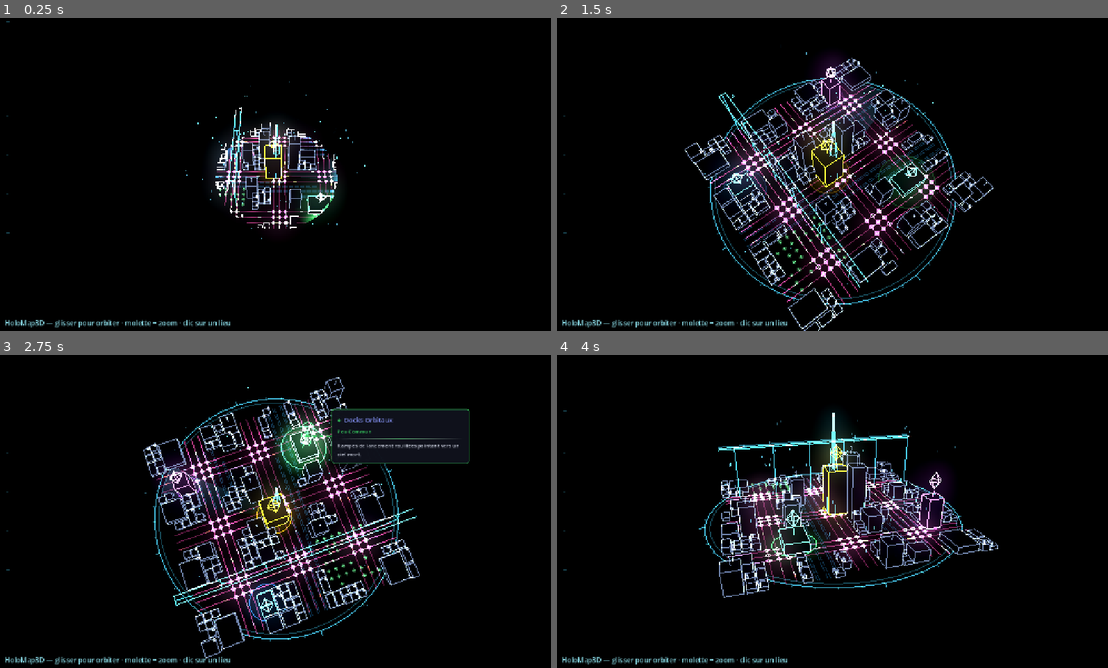
Above: before the commit, frames 1-4 (two rows, left to right).
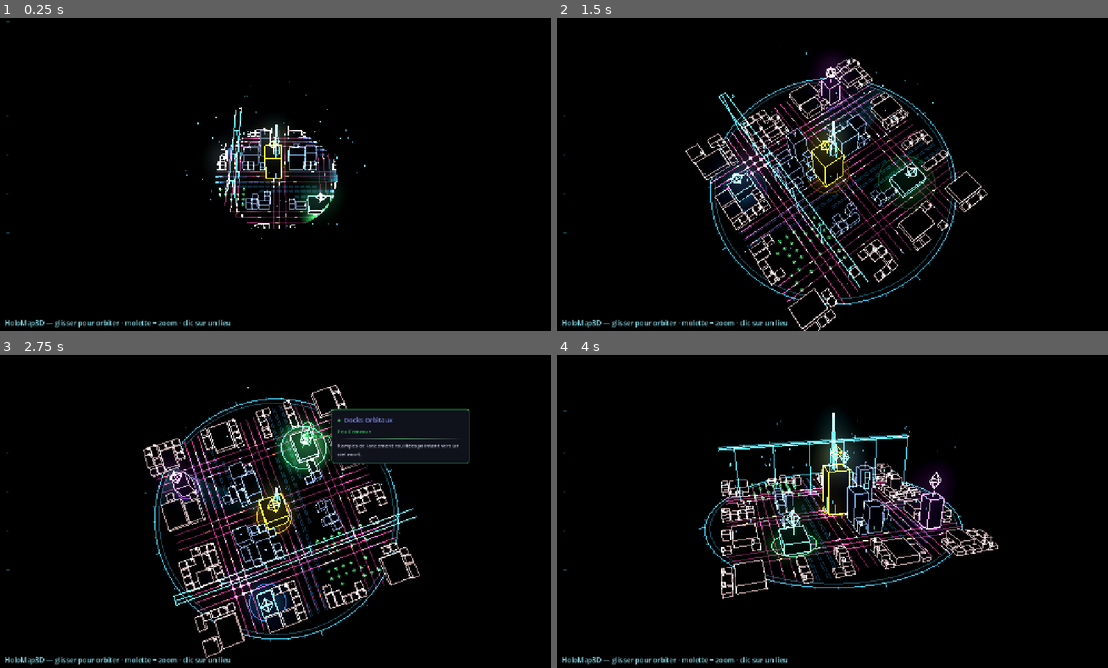
Above: after the commit, the same moments.

Repository: Rhend/Reliquary
Game: Godot game, scene res://scenes/holomap3d/holo_map_3d.tscn
Two runs of this game, one before a commit and one after it. Both use one fixed random seed, a clock stepped at 60 frames per second and the inputs below. This scene is started directly instead of the project's main scene.
Inputs (mouse positions are in pixels of both pictures, inside the frame that each line leads up to):
- Up to frame 1 (0.25 s): no input
- Up to frame 2 (1.5 s): tap Enter at 0.5, 0.6 s; move the mouse to (953, 158) at 0.52 s; hold Right 0.53-1.25 s; click (953, 158) at 0.67 s; tap Space (ui_select) at 0.77 s; drag from (722, 190) to (804, 237) at 1.27 s
- Up to frame 3 (2.75 s): move the mouse to (330, 442) at 2.02 s; hold Right from 2.03 s (still down); tap Enter at 2.1 s
- Up to frame 4 (4 s): release Right at 2.75 s; drag from (804, 574) to (667, 464) at 2.77 s; move the mouse to (997, 558) at 3.52 s; hold Left from 3.53 s (still down); tap Enter at 3.6 s; tap Space (ui_select) at 3.77 s

The runs differ from the first frame. In frame 1, 1.3% of the frame differs, in the area x 39-62%, y 33-68%; in frame 2, 6.5%; in frame 3, 6.6%; in frame 4, 7.4%, in the area x 29-81%, y 29-78%.

Commit message:
feat(holomap3d): urbanisme en îlots + feel de quartiers
Urbanisme :
- Îlots à fronts de rue : les cellules bordant une rue se bâtissent en continu
  (front de bloc), le cœur d'îlot reste creux (courettes) → la ville se lit en
  blocs et non en bâtiments éparpillés (ilots_fronts / coeur_ilot_densite).
- Nœuds d'intersection restreints aux GRANDS croisements (avenue × avenue),
  plus petits/discrets : fin du damier de losanges qui noyait la ville.
- Skyline radiale plus marquée (centre 1.8→2.2, bord 0.45→0.40).

Feel :
- Teinte d'arête par quartier : downtown cyan, faubourgs ambre, médiane neutre
  (mélange léger, reste dans la DA bleu-gris) → quartiers lisibles.
- Fenêtres allumées plus vives : densité + gain d'émission exposés et poussés
  sur le matériau de faces (fenetre_emission ajouté au shader) → ville habitée.

Co-Authored-By: Claude Opus 4.8 <noreply@anthropic.com>

Diff:
--- a/scenes/holomap3d/HoloMap3D.gd
+++ b/scenes/holomap3d/HoloMap3D.gd
@@ -136,16 +136,29 @@
 # ─── Urbanisme (Wave 4) ───────────────────────────────────────
 @export_group("Urbanisme")
 @export var skyline_radiale := true           # tours hautes au centre, bas aux bords
-@export var skyline_centre := 1.8             # facteur de hauteur au centre (downtown)
-@export var skyline_bord := 0.45              # facteur de hauteur aux bords
+@export var skyline_centre := 2.2             # facteur de hauteur au centre (downtown)
+@export var skyline_bord := 0.40              # facteur de hauteur aux bords
 @export var zonage_actif := true              # quartiers : tours centre / entrepôts périphérie
+# Îlots à fronts de rue : les cellules en bordure de rue se bâtissent presque
+# toujours (front continu), le cœur d'îlot reste creux (courettes) → la ville se
+# lit en blocs et non en bâtiments éparpillés.
+@export var ilots_fronts := true
+@export_range(0.0, 1.0) var coeur_ilot_densite := 0.30  # densité au cœur d'un îlot
+# Teinte des arêtes par quartier (downtown cyan, périphérie ambre) → quartiers lisibles.
+@export var teinte_quartiers := true
+@export var teinte_downtown := Color(0.40, 0.78, 1.00)   # accent froid du centre
+@export var teinte_peripherie := Color(1.00, 0.62, 0.34) # accent chaud des faubourgs
 @export var toits_detail_actif := true        # antennes / citernes sur les toits
 @export var enseignes_actif := true           # bannières holographiques sur quelques tours
 @export var monument_actif := true            # place + flèche-repère au centre
-@export var noeuds_actif := true              # glow aux intersections de voirie
+@export var noeuds_actif := true              # glow aux GRANDS croisements (avenue × avenue)
 @export var autoroute_actif := true           # autoroute surélevée + piliers + trafic
 @export var autoroute_hauteur := 2.6
 @export var couleur_neon := Color(0.30, 0.85, 1.00)  # base émissive des accents néon
+# Fenêtres allumées (shader de faces) : densité + gain d'émission → ville habitée.
+@export_range(0.0, 1.0) var fenetre_densite := 0.24
+@export var fenetre_emission := 1.9
+@export var couleur_fenetre := Color(0.98, 0.86, 0.58)  # ambre chaud
 
 # ─── Lieux ────────────────────────────────────────────────────
 @export_group("Lieux")
@@ -252,6 +265,9 @@
 	_mat_faces.shader = FACE_SHADER
 	_mat_faces.set_shader_parameter("face_color", couleur_faces)
 	_mat_faces.set_shader_parameter("opacite", opacite_faces)
+	_mat_faces.set_shader_parameter("fenetre_densite", fenetre_densite)
+	_mat_faces.set_shader_parameter("fenetre_emission", fenetre_emission)
+	_mat_faces.set_shader_parameter("fenetre_color", couleur_fenetre)
 	_mat_faces.render_priority = -1
 
 	# Poussières de données (montée animée).
@@ -649,16 +665,21 @@
 	var nf := 0
 	var ss := HoloMesh3D.st()          # enseignes holographiques (néon)
 	var ns := 0
-	var col := Color(couleur_decor_bati, 0.85)
 	for x in grille:
 		for y in grille:
 			var cell := Vector2i(x, y)
 			if occ.has(cell) or _bloque.has(cell) or _est_route(x, y):
 				continue
-			if rng.randf() > densite:
+			# Front de rue dense, cœur d'îlot creux (courettes).
+			var seuil := densite
+			if ilots_fronts and not _front_de_rue(x, y):
+				seuil = densite * coeur_ilot_densite
+			if rng.randf() > seuil:
 				occ[cell] = true       # placette / espace laissé vide
 				continue
-			var g := _gabarit_rentre(x, y, occ, rng, _zone(x, y))
+			var zone := _zone(x, y)
+			var col := Color(_teinte_quartier(zone, couleur_decor_bati), 0.85)
+			var g := _gabarit_rentre(x, y, occ, rng, zone)
 			if g == null:
 				occ[cell] = true
 				continue
@@ -744,6 +765,24 @@
 func _facteur_hauteur(cx: float, cy: float) -> float:
 	var d := clampf(Vector2(cx - _cgrid(), cy - _cgrid()).length() / maxf(1.0, _cgrid()), 0.0, 1.0)
 	return lerpf(skyline_centre, skyline_bord, d)
+
+# Cellule en bordure de rue (front de bloc) : un 4-voisin est une route, OU c'est
+# le pourtour de la grille (façade donnant sur le vide).
+func _front_de_rue(x: int, y: int) -> bool:
+	if x == 0 or y == 0 or x == grille - 1 or y == grille - 1:
+		return true
+	return _est_route(x - 1, y) or _est_route(x + 1, y) \
+			or _est_route(x, y - 1) or _est_route(x, y + 1)
+
+# Teinte d'arête selon le quartier : centre froid (cyan), faubourgs chauds (ambre),
+# zone médiane inchangée. Mélange léger → reste cohérent avec la DA bleu-gris.
+func _teinte_quartier(zone: int, base: Color) -> Color:
+	if not teinte_quartiers:
+		return base
+	match zone:
+		0: return base.lerp(teinte_downtown, 0.45)
+		2: return base.lerp(teinte_peripherie, 0.32)
+		_: return base
 
 # Détail de toit : antenne+balise (tours) ou citerne (autres). Renvoie le nb de segments.
 func _detail_toit(s: SurfaceTool, centre: Vector3, sx: float, sy: float, sz: float,
@@ -860,15 +899,22 @@
 	mi.material_override = _mat_trafic
 	_monde.add_child(mi)
 
-# ─── Nœuds d'intersection (glints néon aux croisements) ───────
+# ─── Nœuds d'intersection (glints néon aux GRANDS croisements) ─
+# Seules les intersections avenue × avenue portent un glint (les croisements de
+# rues secondaires restaient un damier de losanges qui noyait la ville). Plus
+# petits et plus discrets.
 func _build_noeuds() -> void:
 	var s := HoloMesh3D.st()
 	var n := 0
-	var c := Color(couleur_route, 0.9)
-	var rr := taille_cellule * 0.3
+	var c := Color(couleur_route, 0.7)
+	var rr := taille_cellule * 0.2
 	for col in _cols_route:
+		if not _cols_route[col]:
+			continue
 		for row in _rows_route:
-			n += HoloMesh3D.diamond(s, _world(col, row, 0.04), rr, taille_cellule * 0.16, c)
+			if not _rows_route[row]:
+				continue
+			n += HoloMesh3D.diamond(s, _world(col, row, 0.04), rr, taille_cellule * 0.10, c)
 	_ajouter_mesh(HoloMesh3D.commit(s, n), "Noeuds", _mat_neon)
 
 func _emprise_libre(x: int, y: int, emp: Vector2i, occ: Dictionary) -> bool:
--- a/scenes/holomap3d/holo_face.gdshader
+++ b/scenes/holomap3d/holo_face.gdshader
@@ -17,6 +17,7 @@
 uniform vec4  fenetre_color : source_color = vec4(0.95, 0.85, 0.55, 1.0); // ambre chaud
 uniform float fenetre_densite = 0.16; // proportion de fenetres allumees
 uniform float fenetre_taille = 0.16;  // taille d'une fenetre (unites monde)
+uniform float fenetre_emission = 1.4; // gain d'emission des fenetres
 
 varying vec3 w_pos;
 varying vec3 w_nrm;
@@ -53,6 +54,6 @@
 	float w = lit * win * tw;
 
 	ALBEDO = face_color.rgb;
-	EMISSION = fenetre_color.rgb * w * 1.4;
+	EMISSION = fenetre_color.rgb * w * fenetre_emission;
 	ALPHA = clamp(opacite + w * 0.5, 0.0, 1.0);  // fenetres allumees plus opaques
 }
